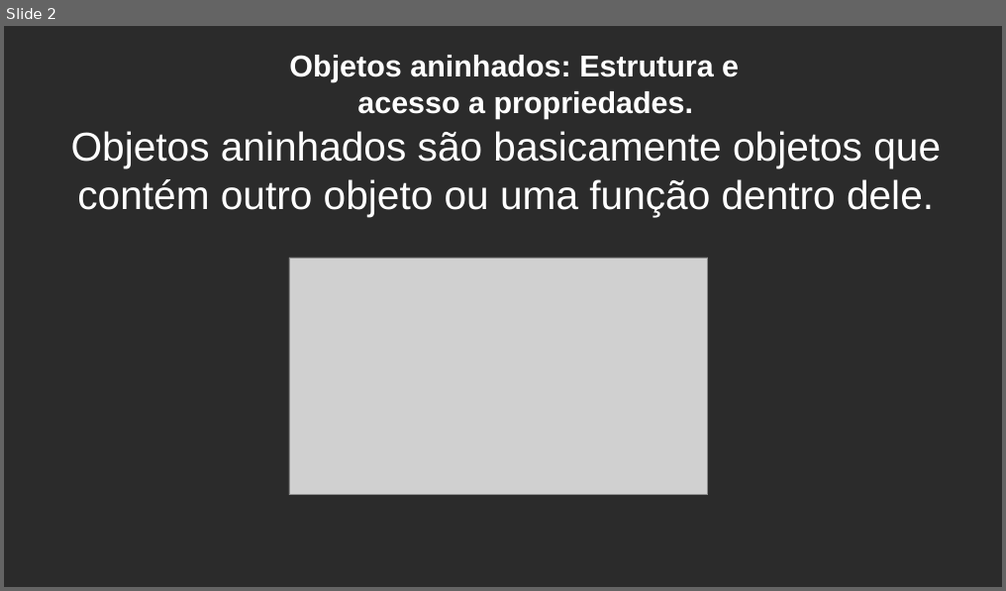
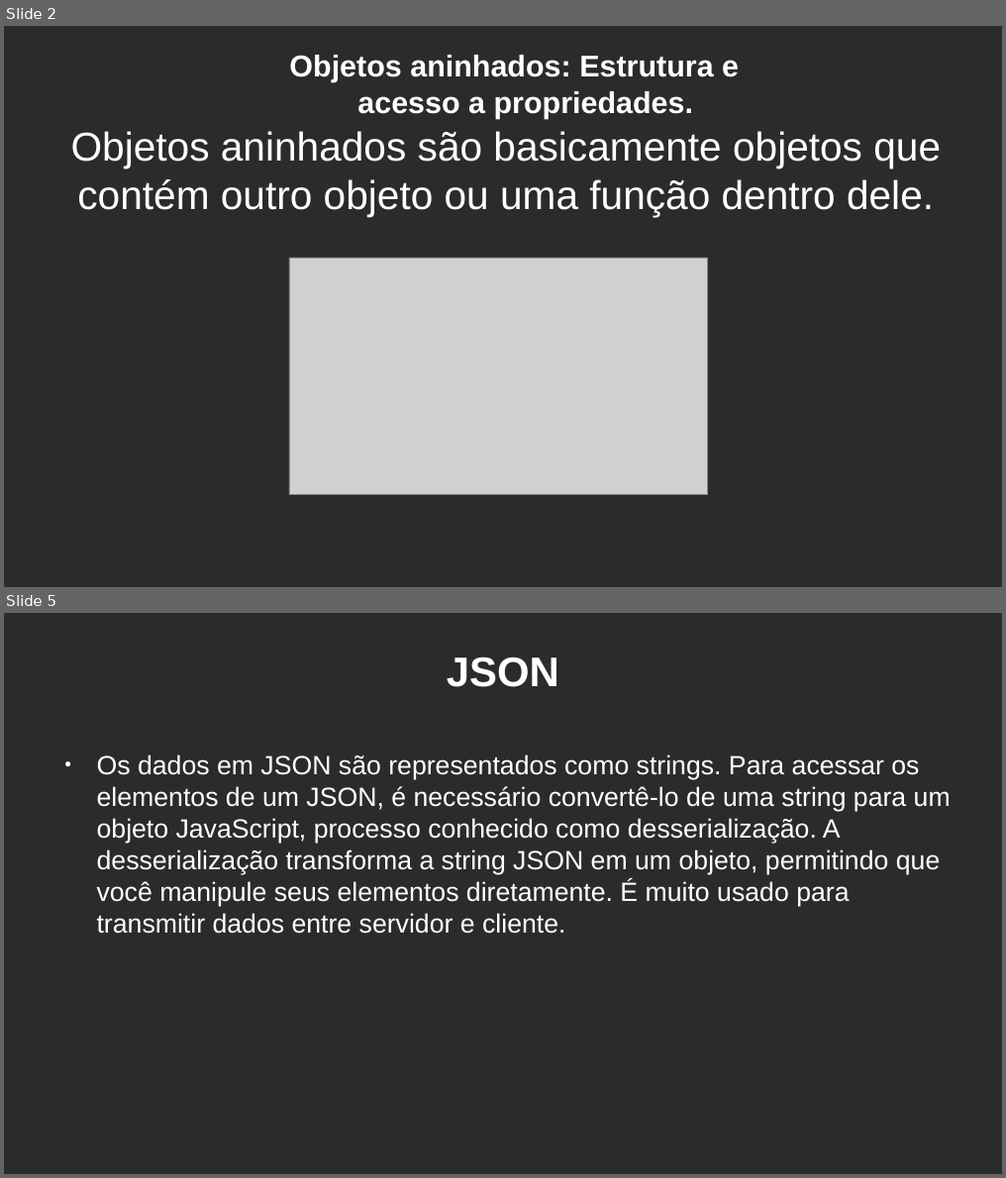
Before and after one commit to Fabio815/JavaScript, a slide deck: Semana6/Sem título 1.odp. Shown one above the other, each under a label of ours: slide 2 before the commit, slides 2 and 5 after it; the slides between them are not shown. The pictures are 1006x591 and 1006x1178 pixels, drawn with LibreOffice and Linux fonts; fonts in the diff are those of the drawing; grey boxes stand for pictures; background and template pictures are left out; a plain dark background stands for a picture behind light text. Boxes give left, top, right and bottom in pixels: in the first picture for what was removed or moved away, otherwise in the second. Text is boxed around its words. In the diff, an @@ line names an element or a change of style, - is before the commit and + after.

```diff
--- a/Semana6/Sem título 1.odp
+++ b/Semana6/Sem título 1.odp
@@ slide 5 added at (4, 613, 1002, 1174), background picture (left out) @@
@@ title added at (447, 657, 559, 687), 33 pt, text #FFFFFF, bold @@
+JSON
@@ text added at (97, 755, 950, 934), 21 pt, text #FFFFFF @@
+● Os dados em JSON são representados como strings. Para acessar os elementos de um JSON, é necessário convertê-lo de uma string para um objeto JavaScript, processo conhecido como desserialização. A desserialização transforma a string JSON em um objeto, permitindo que você manipule seus elementos diretamente. É muito usado para transmitir dados entre servidor e cliente.
```
Also in this commit, not shown: 1 slide changed, 2 other slides added, 5 other files.
